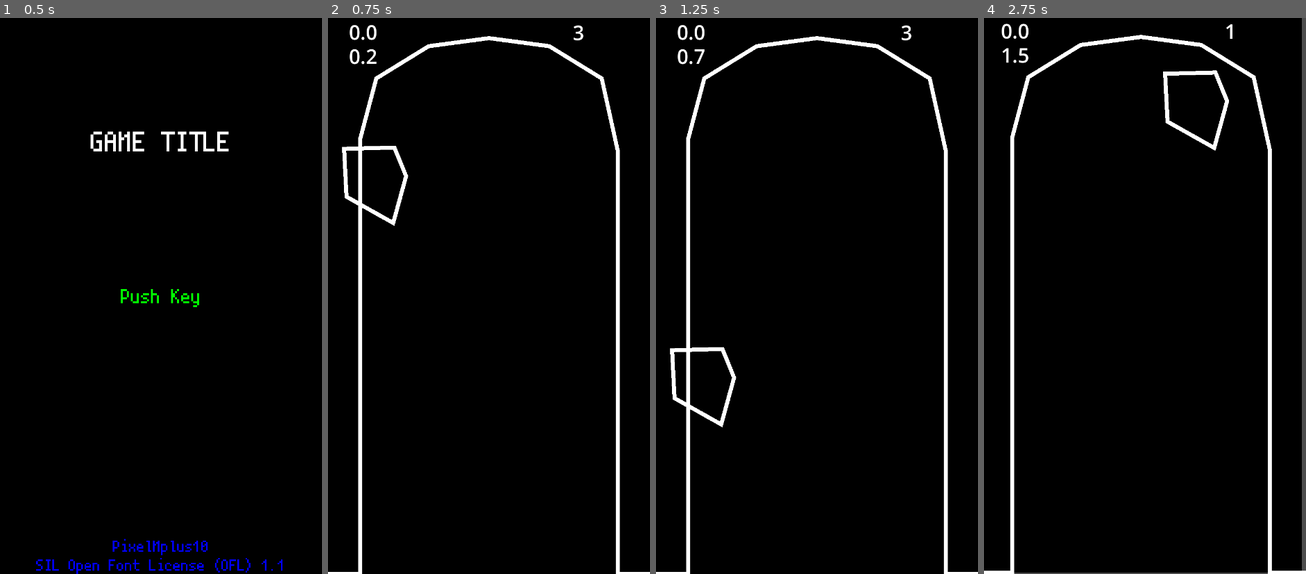
Above: before the commit, frames 1-4 (left to right).
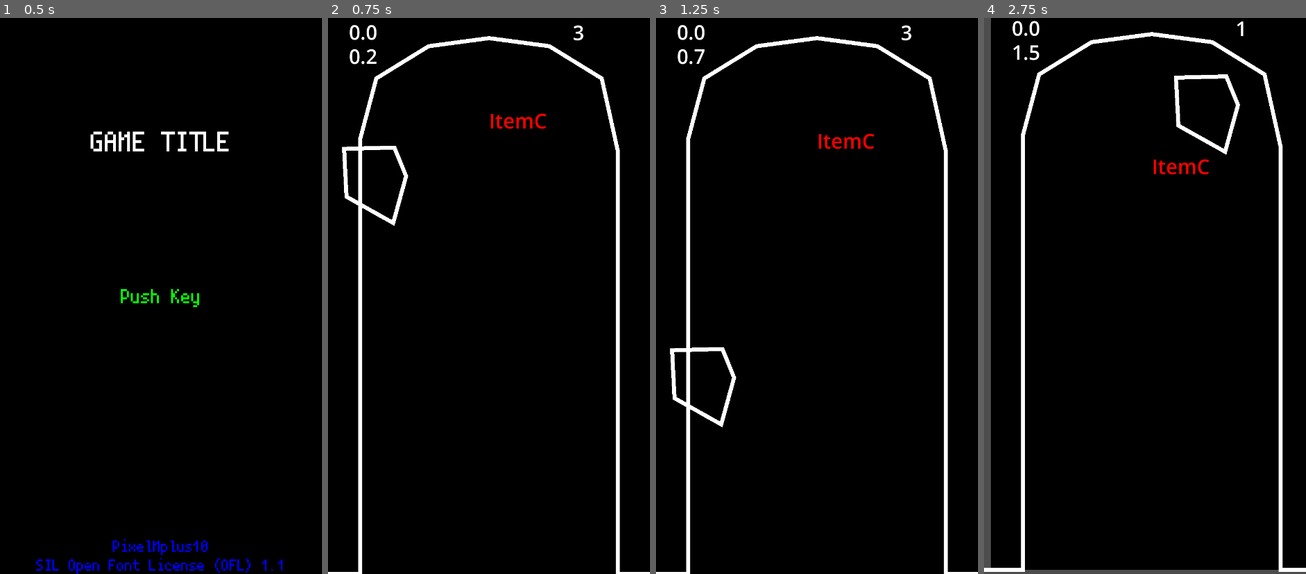
Above: after the commit, the same moments.

Repository: WOCae/L010
Game: Godot game, scene res://Scene/start_game.tscn
Same seed, same stepped clock (60 frames per second), same inputs: the game is played once before the commit and once after it.
Inputs (mouse positions are in pixels of both pictures, inside the frame that each line leads up to):
- Up to frame 1 (0.5 s): no input
- Up to frame 2 (0.75 s): tap Enter (ui_accept) at 0.5 s; move the mouse to (472, 407) at 0.52 s; hold Up (move_up) from 0.53 s (still down); click (472, 407) at 0.67 s
- Up to frame 3 (1.25 s): keep holding Up (move_up); tap Enter (ui_accept) at 0.77 s
- Up to frame 4 (2.75 s): move the mouse to (1045, 218) at 1.27 s; click (1045, 218) at 1.42 s; tap Enter (ui_accept) at 1.52 s; move the mouse to (1145, 218) at 2.02 s; release Up (move_up) at 2.03 s; hold Left (move_left) from 2.03 s (still down); click (1145, 218) at 2.17 s

Frame 1 is identical in both runs. In frame 2, 0.2% of the frame differs, in the area x 50-68%, y 17-20%; in frame 3, 0.2%; in frame 4, 12%, in the area x 0-100%, y 0-100%.

Commit message:
Update main.gd

Diff:
--- a/scripts/main.gd
+++ b/scripts/main.gd
@@ -10,6 +10,10 @@
 var _tShake: float = 0 # 画面揺らすタイマー.
 const TIMER_SHAKE = 1.5 # 0.5秒の間揺らす
 
+#アイテム発生用に追加
+var Item = preload("res://Item/item.tscn")
+var Items = ["ItemA","ItemB","ItemC"]
+var remainder2
 
 func _ready():
 	CommonE1.emCount = 0
@@ -58,6 +62,24 @@
 			_tShake = 0
 			Global.damage = false
 
+	#r6 アイテムの出現
+	#10秒ごとに出現
+	var Etime = "%7.0f" % Global.elapsedTime
+	var remainder = int(Etime) % 10
+	if remainder2 != remainder:
+		remainder2 = remainder
+
+		if remainder == 0:
+			print("出現")
+			for i in range(1):
+				var Item = Item.instantiate()
+				var item_x = randi_range(0, 10)
+				#print(item_x*100)
+				Item.name = Items[randi_range(0, 2)]
+				Item.setPos( item_x*100, position.y +200,Item.name)
+				#Item.name = "Item" + str(i)
+				self.add_child(Item)
+
 
 func _on_map_area_entered(area):
 	if area.name == "Player3":
